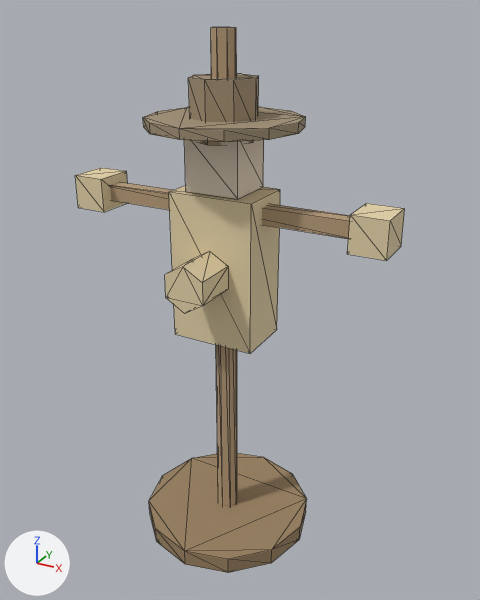
What one commit did to the glTF model game/isla-ancestral/assets/3d/alta/33-Agricultura_espantapajaros.glb.
Both versions are drawn from a 50 mm lens placed at (1.35, -2.33, 2.41), pointed at (0.05, 0.04, 1.23). Arrows for +X, +Y and +Z are at lower left; the lights stay in place. The first picture is the older version. Mesh edges are drawn as thin lines. Where no turn or scale is listed for an object, it has been applied to the vertices. Vertices at exactly the same position are counted once.

Objects in the first picture: 'SM_Espanta_Base_Tierra', 'SM_Espanta_Brazo', 'SM_Espanta_Cabeza', 'SM_Espanta_Cuerpo', 'SM_Espanta_Mano_0', 'SM_Espanta_Mano_1', 'SM_Espanta_Paja_0', 'SM_Espanta_Poste', 'SM_Espanta_Sombrero_Ala', 'SM_Espanta_Sombrero_Copa' and 1 more.
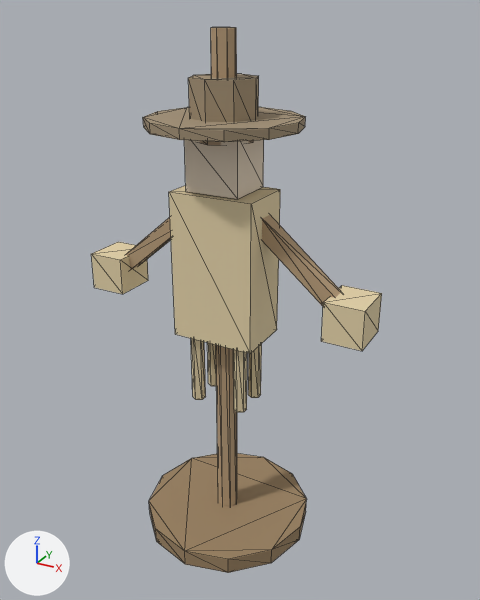
Boxes (x1, y1, x2, y2) around the edits, measured in the pictures (480 x 600 px; the box of a moved part takes in the faces that stretch with it):
'SM_Espanta_Cuerpo', reshaped
    both: (169, 185, 280, 354)
'SM_Espanta_Mano_1', moved, rescaled (14% taller)
    before: (347, 203, 405, 261)
    after: (321, 285, 382, 351)
'SM_Espanta_Brazo', moved, turned, rescaled
    before: (110, 182, 350, 239)
    after: (125, 217, 171, 270)
'SM_Espanta_Mano_0', recoloured, reshaped, moved, rescaled (9% wider, 18% taller)
    before: (75, 168, 127, 212)
    after: (91, 242, 148, 294)
'SM_Espanta_Paja_0', deleted (beige)
    before: (165, 251, 228, 314)
'SM_Espanta_Flecos', added (beige)
    after: (191, 338, 262, 412)
'SM_Espanta_Brazo_1', added (beige)
    after: (262, 215, 341, 306)
part 1 of me_cube_001, moved or reshaped
    before: (75, 168, 127, 212)
    after: (262, 215, 341, 306)

What the commit changed:
me_cube_001 is used by ob_sm_espanta_mano_0; location (-0.65, 0.0, 1.65); scale (0.15, 0.18, 0.15).
me_cube_001 had 8 vertices, 12 faces and spanned x -0.5..0.5, y -0.5..0.5, z -0.5..0.5.
me_cube_001 no longer uses material mat_mat_espanta_paja (beige #e5d3aa).
me_cube_001 now has 8 vertices, 12 faces and spans x -0.214..0.214, y -0.035..0.035, z -0.188..0.188.
Part 1, on me_cube_001:
Vertex 0 of me_cube_001 moves from (-0.5, -0.5, -0.5) to (-0.214, -0.035, 0.134).
Vertex 1 of me_cube_001 moves from (-0.5, -0.5, 0.5) to (-0.169, -0.035, 0.188).
Vertex 2 of me_cube_001 moves from (-0.5, 0.5, -0.5) to (-0.214, 0.035, 0.134).
Vertex 3 of me_cube_001 moves from (-0.5, 0.5, 0.5) to (-0.169, 0.035, 0.188).
Vertex 4 of me_cube_001 moves from (0.5, -0.5, -0.5) to (0.169, -0.035, -0.188).
Vertex 5 of me_cube_001 moves from (0.5, -0.5, 0.5) to (0.214, -0.035, -0.134).
Vertex 6 of me_cube_001 moves from (0.5, 0.5, -0.5) to (0.169, 0.035, -0.188).
Vertex 7 of me_cube_001 moves from (0.5, 0.5, 0.5) to (0.214, 0.035, -0.134).
me_cube_001 gains material mat_mat_espanta_madera (beige #b89e7c).
me_cube_004 has 8 vertices, 12 faces and spans x -0.5..0.5, y -0.5..0.5, z -0.5..0.5.
me_cube_004 no longer uses material mat_mat_espanta_cara (beige #eadac4).
me_cube_004 gains material mat_mat_espanta_paja (beige #e5d3aa).
Mesh me_cylinder_005_1 is new.
It consists of a 6-sided cylinder along z spanning x -0.026..0.026, y -0.03..0.03, z -0.18..0.18; a 6-sided cylinder along z spanning x 0.194..0.246, y -0.03..0.03, z -0.18..0.18; a 6-sided cylinder along z spanning x -0.026..0.026, y 0.11..0.17, z -0.18..0.18; a 6-sided cylinder along z spanning x 0.194..0.246, y 0.11..0.17, z -0.18..0.18.
It uses material mat_mat_espanta_paja (beige #e5d3aa).
Object 'SM_Espanta_Brazo' (ob_sm_espanta_brazo) moves from (0.0, 0.0, 1.65) to (-0.352, 0.0, 1.459).
Object 'SM_Espanta_Brazo' (ob_sm_espanta_brazo) turns from (0, 0, 0) to (0, 140, 0) degrees about x, y and z.
Object 'SM_Espanta_Brazo' (ob_sm_espanta_brazo) is rescaled from (1.3, 0.07, 0.07) to (0.5, 0.07, 0.07).
Object 'SM_Espanta_Mano_0' (ob_sm_espanta_mano_0) moves from (-0.65, 0.0, 1.65) to (-0.58, 0.0, 1.28).
Object 'SM_Espanta_Mano_0' (ob_sm_espanta_mano_0) is rescaled from (0.15, 0.18, 0.15) to (0.17, 0.2, 0.17).
Object 'SM_Espanta_Mano_1' (ob_sm_espanta_mano_1) moves from (0.65, 0.0, 1.65) to (0.58, 0.0, 1.28).
Object 'SM_Espanta_Mano_1' (ob_sm_espanta_mano_1) is rescaled from (0.15, 0.18, 0.15) to (0.17, 0.2, 0.17).
Object 'SM_Espanta_Cuerpo' (ob_sm_espanta_cuerpo) now shows me_cube_004 instead of me_cube_003.
Object 'SM_Espanta_Paja_0' (ob_sm_espanta_paja_0) is deleted.
Object 'SM_Espanta_Flecos' (ob_sm_espanta_flecos) is new; it shows me_cylinder_005_1.
Its location is (-0.11, -0.07, 0.92).
Object 'SM_Espanta_Brazo_1' (ob_sm_espanta_brazo_1) is new; it shows me_cube_001.
Its location is (0.352, 0.0, 1.459).
